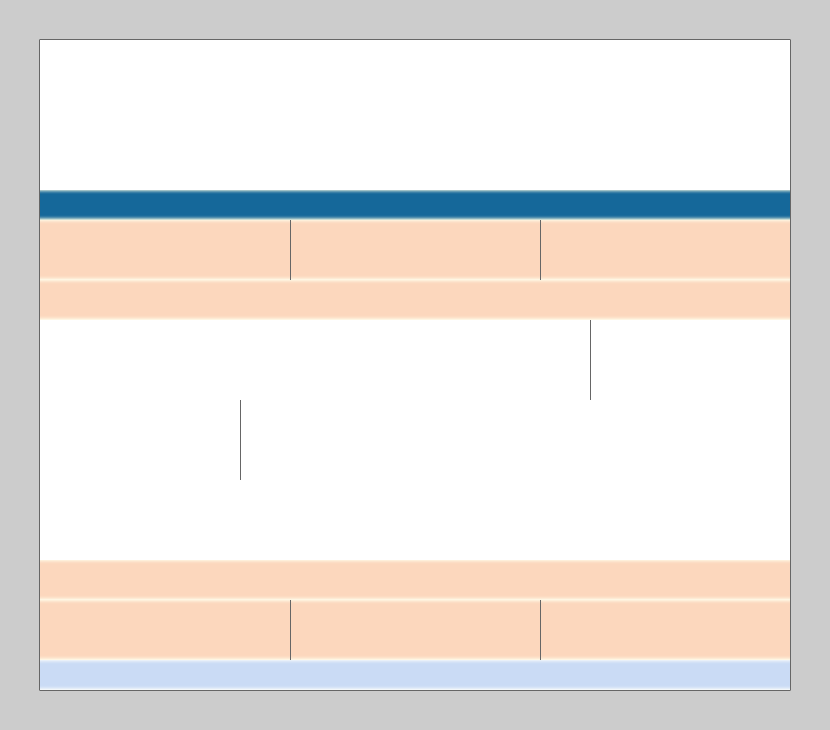
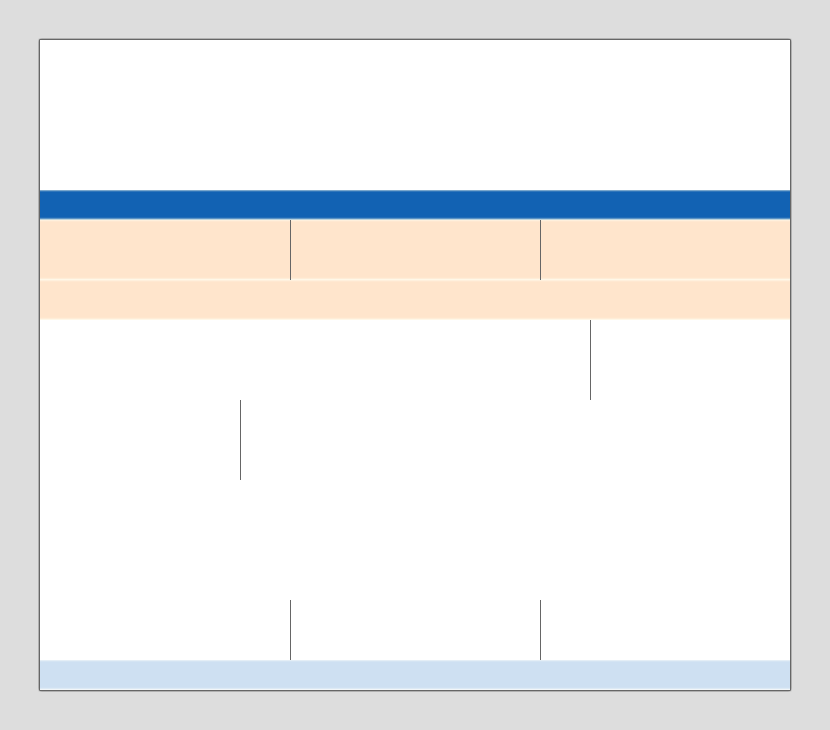
Revision of a layered 830 x 730 image; what changed, layer by layer:
painted on "navbar" over [left=40, top=190, right=790, bottom=220]
painted on "header boxes" over [left=40, top=220, right=790, bottom=280]
removed layer "footer boxes" over [left=40, top=600, right=790, bottom=660]
painted on "header widget" over [left=40, top=280, right=790, bottom=320]
removed layer "footer widget" over [left=40, top=560, right=790, bottom=600]
moved "footer" above "canvas", painted on it over [left=40, top=660, right=790, bottom=689]
painted on "Background" over [left=0, top=0, right=830, bottom=730]
